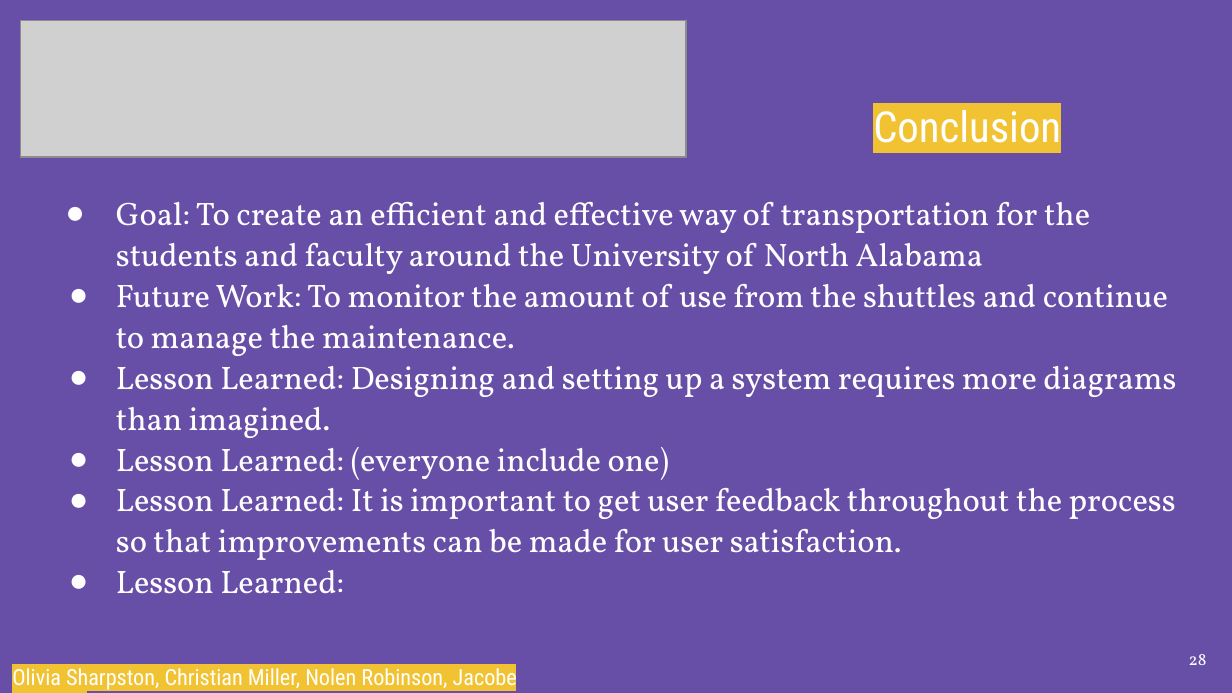
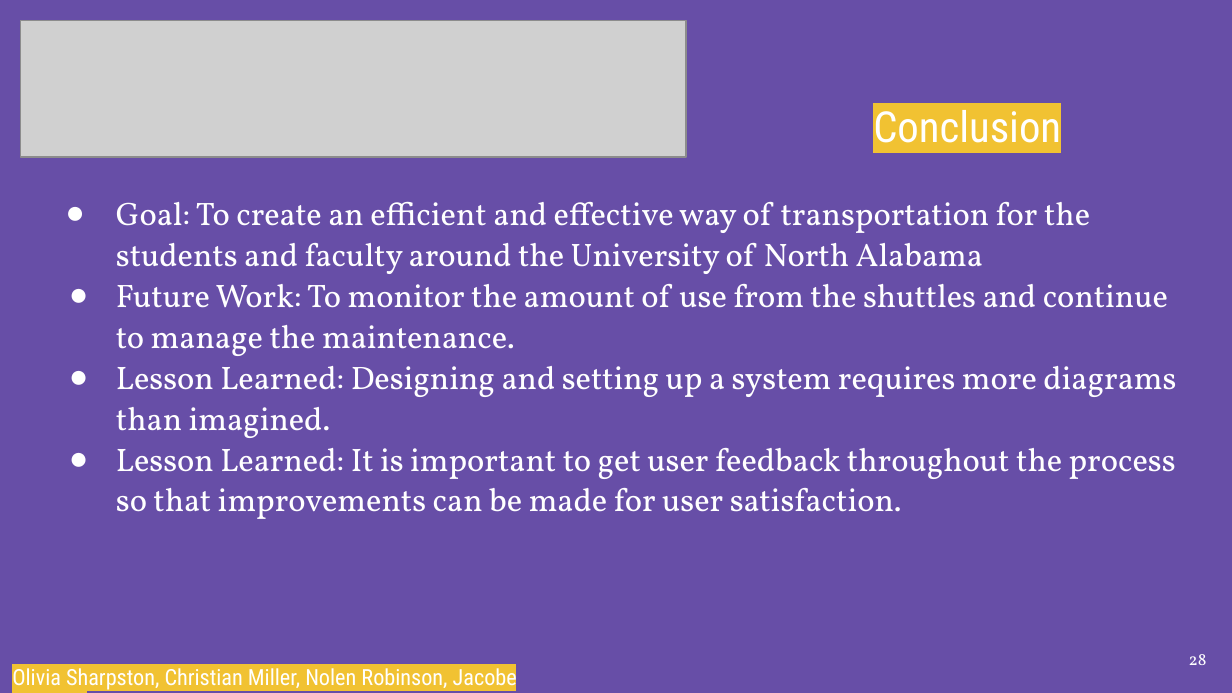
Before and after one commit to Olivia-Sharpston/Group-Final-Project-Davis, a slide deck: slide 28 of CIS330 Slideshow.pptx. Drawn at 1232x693 pixels with LibreOffice and Linux fonts; fonts in the diff are those of the drawing; grey boxes stand for pictures. Boxes give left, top, right and bottom in pixels: in the first picture for what was removed or moved away, otherwise in the second. Text is boxed around its words. In the diff, an @@ line names an element or a change of style, - is before the commit and + after.

```diff
--- a/CIS330 Slideshow.pptx
+++ b/CIS330 Slideshow.pptx
@@ text at [116, 447, 669, 480]: paragraph removed @@
-● Lesson Learned: (everyone include one)
@@ text at [116, 570, 344, 594]: paragraph removed @@
-● Lesson Learned:
```
Also in this commit, not shown: 2 other slides changed, 1 slide removed, 1 other file.
